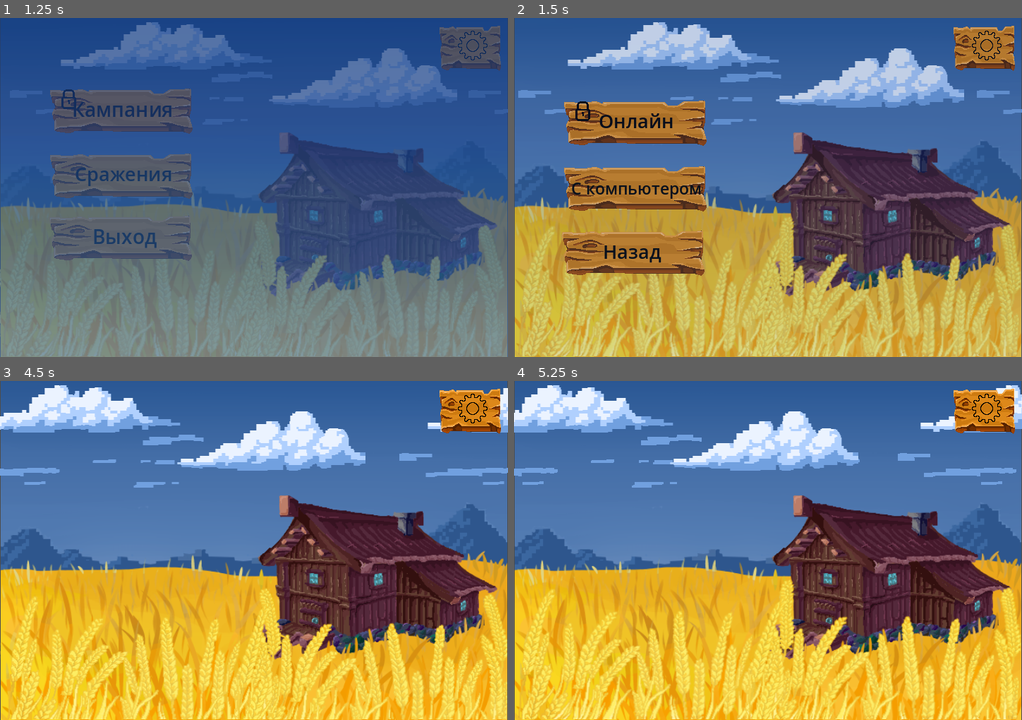
Above: before the commit, frames 1-4 (two rows, left to right).
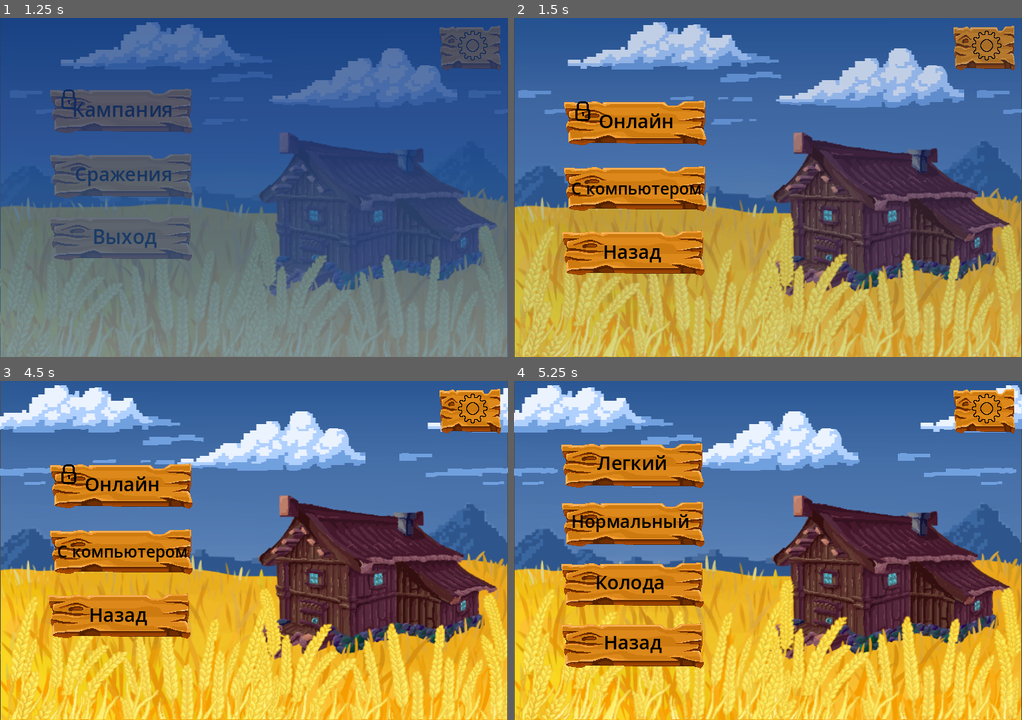
Above: after the commit, the same moments.

Repository: m-andreevskii/K-Cards
Game: Godot game, scene res://KCards/scenes/welcome_window.tscn
Two runs of this game, one before a commit and one after it. Both use one fixed random seed, a clock stepped at 60 frames per second and the inputs below.
Inputs (mouse positions are in pixels of both pictures, inside the frame that each line leads up to):
- Up to frame 1 (1.25 s): click "Play" at 0.5 s
- Up to frame 2 (1.5 s): click "Сражения" at 1.25 s
- Up to frame 3 (4.5 s): click (472, 411) at 2 s; click "Назад" at 2.75 s; click (472, 411) at 3.5 s; click "Сражения" at 4.25 s
- Up to frame 4 (5.25 s): click (635, 550) at 5 s, where only the run after the commit has a clickable "С компьютером"

Frame 1 is identical in both runs. In frame 2, 9.9% of the frame differs, in the area x 9-38%, y 24-77%; in frame 3, 9.6%; in frame 4, 13%, in the area x 9-38%, y 18-85%.

Commit message:
a bit cleaner fix for menu background transition

Diff:
--- a/KCards/scenes/menu/buttons_layer_2.gd
+++ b/KCards/scenes/menu/MainMenuButtons.gd
@@ -5,9 +5,10 @@
 func _ready():
 	pass # Replace with function body.
 
+
 func _on_exit_button_pressed():
-	MenuAudio.buttonPressedSound()
 	get_tree().quit()
+
 
 # Called every frame. 'delta' is the elapsed time since the previous frame.
 func _process(delta):
@@ -17,12 +18,4 @@
 func _on_battles_button_pressed():
 	MenuAudio.buttonPressedSound()
 #	get_tree().change_scene_to_file("res://KCards/scenes/menu/mode_menu.tscn")
-
-
-	get_node("FirstButton").queue_free()
-	get_node("BattlesButton").queue_free()
-	get_node("ExitButton").queue_free()
-	get_node("CampaignButton").queue_free()
-
-	var battleMenuButton = preload("res://KCards/scenes/menu/mode_menu.tscn")
-	add_child(battleMenuButton.instantiate())
+	SceneTransition.change_buttons(self,"res://KCards/scenes/menu/mode_menu.tscn")
--- a/KCards/scenes/menu/buttons_layer_2.tscn
+++ b/KCards/scenes/menu/MainMenuButtons.tscn
@@ -1,13 +1,13 @@
 [gd_scene load_steps=5 format=3 uid="uid://dw3idat6ite0m"]
 
-[ext_resource type="Texture2D" uid="uid://dap7i3bphd2hu" path="res://KCards/images/bg_buttons_picture/unlock_button.png" id="1_ig3gl"]
-[ext_resource type="Script" path="res://KCards/scenes/menu/buttons_layer_2.gd" id="1_kubfj"]
-[ext_resource type="Texture2D" uid="uid://dkqp1aemjln4s" path="res://KCards/images/bg_buttons_picture/lock_button.png" id="2_ygy0r"]
-[ext_resource type="Texture2D" uid="uid://kam5g042pbtj" path="res://KCards/images/bg_buttons_picture/k-temn.png" id="3_tceld"]
+[ext_resource type="Script" path="res://KCards/scenes/menu/MainMenuButtons.gd" id="1_cau0y"]
+[ext_resource type="Texture2D" uid="uid://dap7i3bphd2hu" path="res://KCards/images/bg_buttons_picture/unlock_button.png" id="2_wtrn0"]
+[ext_resource type="Texture2D" uid="uid://dkqp1aemjln4s" path="res://KCards/images/bg_buttons_picture/lock_button.png" id="3_cx16g"]
+[ext_resource type="Texture2D" uid="uid://kam5g042pbtj" path="res://KCards/images/bg_buttons_picture/k-temn.png" id="4_34gkm"]
 
 [node name="ButtonsLayer2" type="CanvasLayer"]
 layer = -8
-script = ExtResource("1_kubfj")
+script = ExtResource("1_cau0y")
 
 [node name="FirstButton" type="Button" parent="."]
 offset_left = 233.0
--- a/KCards/scenes/menu/difficulty_mode_menu.gd
+++ b/KCards/scenes/menu/difficulty_mode_menu.gd
@@ -11,13 +11,7 @@
 	MenuAudio.buttonPressedSound()
 	#get_tree().change_scene_to_file("res://KCards/scenes/menu/mode_menu.tscn")
 
-	get_node("BackModeButton").queue_free()
-	get_node("EasyModeButton").queue_free()
-	get_node("NormalModeButton").queue_free()
-	get_node("EditingDeckButton").queue_free()
-
-	var battleMenuButton = preload("res://KCards/scenes/menu/mode_menu.tscn")
-	add_child(battleMenuButton.instantiate())
+	SceneTransition.change_buttons(self,"res://KCards/scenes/menu/mode_menu.tscn")
 
 
 
--- a/KCards/scenes/menu/main_menu.gd
+++ b/KCards/scenes/menu/main_menu.gd
@@ -1,21 +1,10 @@
 extends Node2D
+"""
+func _on_exit_button_pressed():
+	get_tree().quit()
+	"""
 
-func _on_exit_button_pressed():
-	MenuAudio.buttonPressedSound()
-	get_tree().quit()
-
-
-
-
-func _on_battles_button_pressed():
-	MenuAudio.buttonPressedSound()
-#	get_tree().change_scene_to_file("res://KCards/scenes/menu/mode_menu.tscn")
-
-
-	get_node("ButtonsLayer/FirstButton").queue_free()
-	get_node("ButtonsLayer/BattlesButton").queue_free()
-	get_node("ButtonsLayer/ExitButton").queue_free()
-	get_node("ButtonsLayer/CampaignButton").queue_free()
-
-	var battleMenuButton = preload("res://KCards/scenes/menu/mode_menu.tscn")
+# Called when the node enters the scene tree for the first time.
+func _ready():
+	var battleMenuButton = preload("res://KCards/scenes/menu/MainMenuButtons.tscn")
 	add_child(battleMenuButton.instantiate())
--- a/KCards/scenes/menu/main_menu.tscn
+++ b/KCards/scenes/menu/main_menu.tscn
@@ -1,93 +1,14 @@
-[gd_scene load_steps=7 format=3 uid="uid://n3wcx86ku1vb"]
+[gd_scene load_steps=4 format=3 uid="uid://n3wcx86ku1vb"]
 
 [ext_resource type="Script" path="res://KCards/scenes/menu/main_menu.gd" id="1_iidp2"]
-[ext_resource type="Texture2D" uid="uid://dap7i3bphd2hu" path="res://KCards/images/bg_buttons_picture/unlock_button.png" id="2_cf04t"]
-[ext_resource type="Texture2D" uid="uid://dkqp1aemjln4s" path="res://KCards/images/bg_buttons_picture/lock_button.png" id="3_p0knw"]
-[ext_resource type="Texture2D" uid="uid://kam5g042pbtj" path="res://KCards/images/bg_buttons_picture/k-temn.png" id="4_8xia8"]
 [ext_resource type="PackedScene" uid="uid://lwvm5pmyvvli" path="res://KCards/scenes/background/bg_main.tscn" id="5_f4u7k"]
 [ext_resource type="PackedScene" uid="uid://0mdjnjd1kus3" path="res://KCards/scenes/menu/settings_button.tscn" id="6_0ol4c"]
 
 [node name="MainMenu" type="Node2D"]
 script = ExtResource("1_iidp2")
 
-[node name="ButtonsLayer" type="CanvasLayer" parent="."]
-layer = -8
-
-[node name="FirstButton" type="Button" parent="ButtonsLayer"]
-offset_left = 233.0
-offset_top = -322.0
-offset_right = 458.0
-offset_bottom = -252.0
-theme_override_font_sizes/font_size = 35
-text = "Играть
-"
-
-[node name="CampaignButton" type="TextureButton" parent="ButtonsLayer"]
-offset_left = 67.0
-offset_top = 97.0
-offset_right = 277.0
-offset_bottom = 167.0
-disabled = true
-texture_normal = ExtResource("2_cf04t")
-texture_disabled = ExtResource("3_p0knw")
-
-[node name="Label" type="Label" parent="ButtonsLayer/CampaignButton"]
-layout_mode = 0
-offset_left = 35.0
-offset_top = 13.0
-offset_right = 178.0
-offset_bottom = 55.0
-theme_override_colors/font_color = Color(0, 0, 0, 1)
-theme_override_font_sizes/font_size = 28
-text = "Кампания"
-horizontal_alignment = 1
-
-[node name="BattlesButton" type="TextureButton" parent="ButtonsLayer"]
-offset_left = 67.0
-offset_top = 189.0
-offset_right = 277.0
-offset_bottom = 259.0
-texture_normal = ExtResource("2_cf04t")
-texture_pressed = ExtResource("4_8xia8")
-texture_disabled = ExtResource("3_p0knw")
-
-[node name="Label" type="Label" parent="ButtonsLayer/BattlesButton"]
-layout_mode = 0
-offset_left = 37.0
-offset_top = 13.0
-offset_right = 180.0
-offset_bottom = 55.0
-theme_override_colors/font_color = Color(0, 0, 0, 1)
-theme_override_font_sizes/font_size = 27
-text = "Сражения
-"
-horizontal_alignment = 1
-
-[node name="ExitButton" type="TextureButton" parent="ButtonsLayer"]
-offset_left = 66.0
-offset_top = 277.0
-offset_right = 276.0
-offset_bottom = 347.0
-texture_normal = ExtResource("2_cf04t")
-texture_pressed = ExtResource("4_8xia8")
-texture_disabled = ExtResource("3_p0knw")
-
-[node name="Label" type="Label" parent="ButtonsLayer/ExitButton"]
-layout_mode = 0
-offset_left = 40.0
-offset_top = 13.0
-offset_right = 182.0
-offset_bottom = 55.0
-theme_override_colors/font_color = Color(0, 0, 0, 1)
-theme_override_font_sizes/font_size = 28
-text = "Выход"
-horizontal_alignment = 1
-
 [node name="MainBackground" parent="." instance=ExtResource("5_f4u7k")]
 position = Vector2(79, 433)
 
 [node name="SettingsButton" parent="." instance=ExtResource("6_0ol4c")]
 position = Vector2(4, -2)
-
-[connection signal="pressed" from="ButtonsLayer/BattlesButton" to="." method="_on_battles_button_pressed"]
-[connection signal="pressed" from="ButtonsLayer/ExitButton" to="." method="_on_exit_button_pressed"]
--- a/KCards/scenes/menu/mode_menu.gd
+++ b/KCards/scenes/menu/mode_menu.gd
@@ -11,21 +11,11 @@
 	MenuAudio.buttonPressedSound()
 	#get_tree().change_scene_to_file("res://KCards/scenes/menu/main_menu.tscn")
 
-	get_node("BackButton").queue_free()
-	get_node("OfflineModeButton").queue_free()
-	get_node("OnlineModeButton").queue_free()
-
-	var mainMenuButton = preload("res://KCards/scenes/menu/buttons_layer_2.tscn")
-	add_child(mainMenuButton.instantiate())
+	SceneTransition.change_buttons(self,"res://KCards/scenes/menu/MainMenuButtons.tscn")
 
 
 func _on_offline_mode_button_pressed():
 	MenuAudio.buttonPressedSound()
 	#get_tree().change_scene_to_file("res://KCards/scenes/menu/difficulty_mode_menu.tscn")
 
-	get_node("BackButton").queue_free()
-	get_node("OfflineModeButton").queue_free()
-	get_node("OnlineModeButton").queue_free()
-
-	var difficultyMenuButton = preload("res://KCards/scenes/menu/difficulty_mode_menu.tscn")
-	add_child(difficultyMenuButton.instantiate())
+	SceneTransition.change_buttons(self,"res://KCards/scenes/menu/difficulty_mode_menu.tscn")
--- a/KCards/scenes/scene_transition.gd
+++ b/KCards/scenes/scene_transition.gd
@@ -6,3 +6,13 @@
 	await $AnimationPlayer.animation_finished
 	get_tree().change_scene_to_file(target)
 	$AnimationPlayer.play_backwards("dissolve")
+
+
+func change_buttons(src: Node, target: String) -> void:
+	# clearing old buttons
+	for x in src.get_children():
+		x.queue_free()
+
+	# adding new buttons to Scene tree
+	var newButtons = load(target)
+	add_child(newButtons.instantiate())
Not shown: 3 places in KCards/scenes/menu/MainMenuButtons.tscn that only renumber resources
